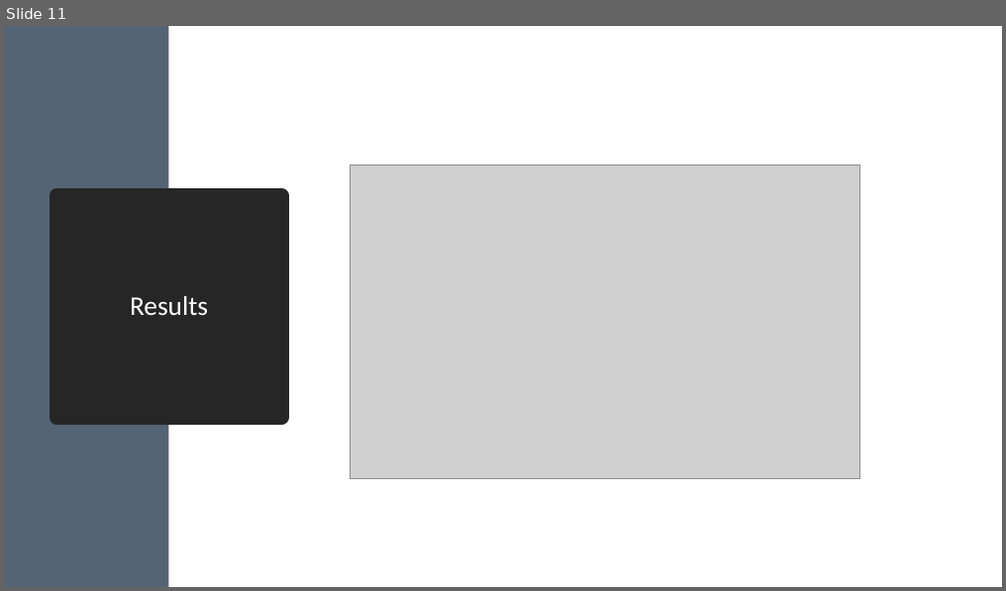
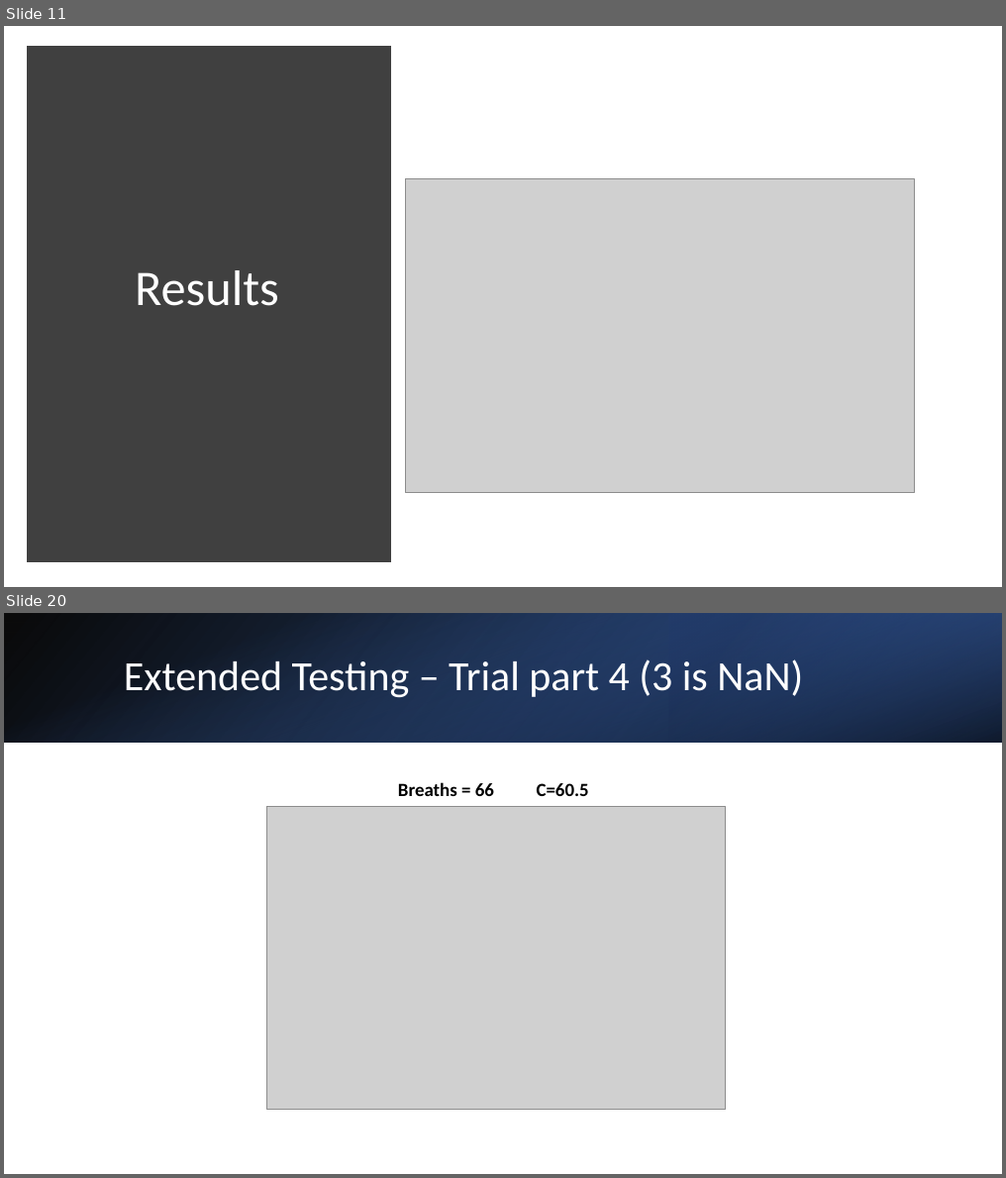
Before and after one commit to lleuch18/P9, a slide deck: Eksamensforberedelse/Fremlæggelse.pptx. Shown one above the other, each under a label of ours: slide 11 before the commit, slides 11 and 20 after it; the slides between them are not shown. The pictures are 1006x591 and 1006x1178 pixels, drawn with LibreOffice and Linux fonts; fonts in the diff are those of the drawing; grey boxes stand for pictures. Boxes give left, top, right and bottom in pixels: in the first picture for what was removed or moved away, otherwise in the second. Text is boxed around its words. In the diff, an @@ line names an element or a change of style, - is before the commit and + after.

```diff
--- a/Eksamensforberedelse/Fremlæggelse.pptx
+++ b/Eksamensforberedelse/Fremlæggelse.pptx
@@ slide 20 added at (x1=4, y1=613, x2=1002, y2=1174), background #FFFFFF @@
@@ rectangle added at (x1=4, y1=613, x2=1002, y2=742), fill gradient #000000 to #2F5597 @@
@@ rectangle added at (x1=4, y1=613, x2=1002, y2=742), fill gradient #4472C4 to #000000 @@
@@ rectangle added at (x1=669, y1=613, x2=1002, y2=742), fill gradient #203864 to #4472C4 @@
@@ title added at (x1=124, y1=660, x2=803, y2=698), 40 pt, text #FFFFFF @@
+Extended Testing – Trial part 4 (3 is NaN)
@@ text added at (x1=398, y1=782, x2=589, y2=796), 18 pt, text #000000, bold @@
+Breaths = 66 C=60.5
@@ picture added at (x1=266, y1=807, x2=725, y2=1110) @@
@@ slide 11 changed as well @@
@@ rectangle removed at (x1=4, y1=26, x2=168, y2=587) @@
@@ rectangle added at (x1=32, y1=52, x2=386, y2=558), fill #404040, outline #404040 10 pt @@
@@ title "Results" resized from (x1=56, y1=196, x2=282, y2=417) to (x1=64, y1=86, x2=350, y2=493) @@
@@ title "Results" at (x1=64, y1=86, x2=350, y2=493): size 26 to 48 pt; fill #262626 to none; outline #262626 13.75 pt to none @@
@@ picture moved from (x1=350, y1=165, x2=859, y2=478) to (x1=405, y1=178, x2=915, y2=493) @@
```
Also in this commit, not shown: 10 other slides changed, 13 other slides added, 3 slides removed, 4 other files.
